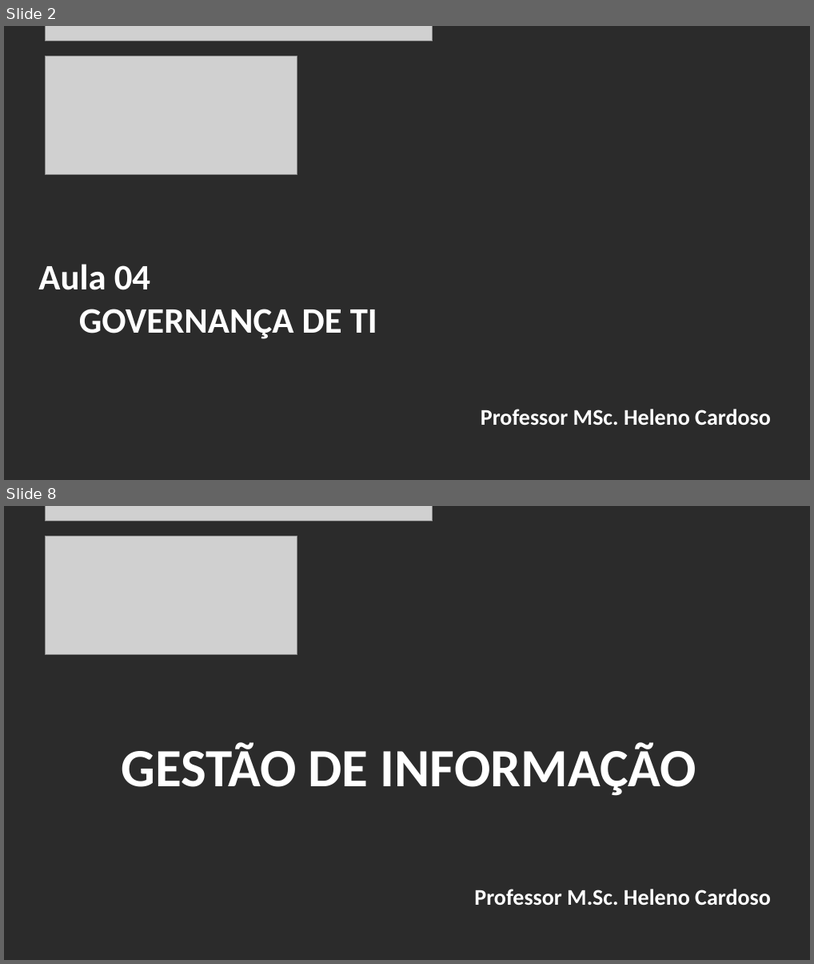
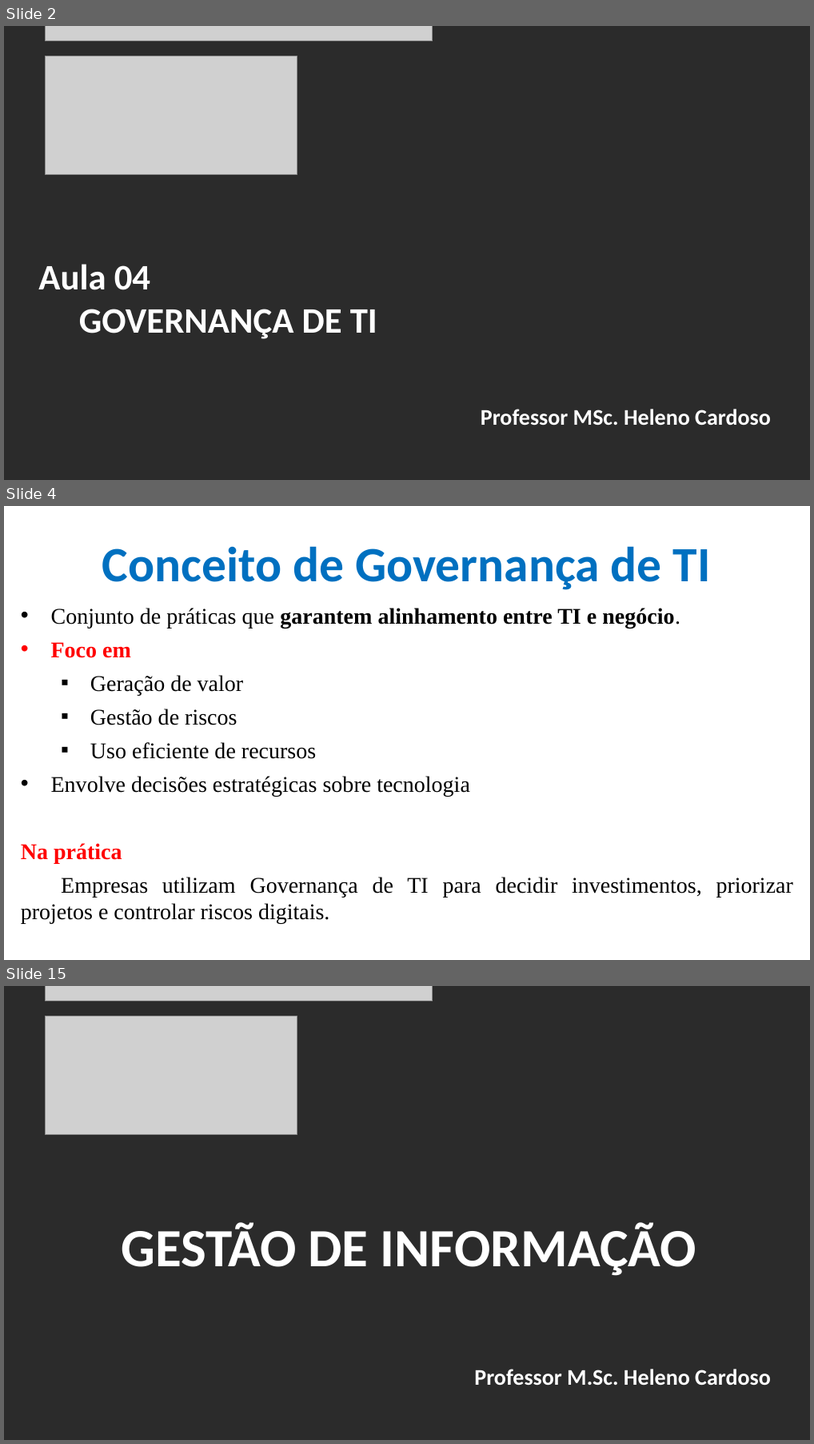
Before and after one commit to CloudEducationBrazil/GestaoInformacaoUniRuyWyden, a slide deck: 01 Classes/Aula4 - Gestão da Informação - GOVERNANÇA DE TI.pptx. Shown one above the other, each under a label of ours: slides 2 and 8 before the commit, slides 2, 4 and 15 after it; the slides between them are not shown. The pictures are 814x964 and 814x1444 pixels, drawn with LibreOffice and Linux fonts; fonts in the diff are those of the drawing; grey boxes stand for pictures; background and template pictures are left out; a plain dark background stands for a picture behind light text. Boxes give left, top, right and bottom in pixels: in the first picture for what was removed or moved away, otherwise in the second. Text is boxed around its words. In the diff, an @@ line names an element or a change of style, - is before the commit and + after.

Commit message:
Gestão de Informação Slides de Aula e Exercícios ...

```diff
--- a/01 Classes/Aula4 - Gestão da Informação - GOVERNANÇA DE TI.pptx
+++ b/01 Classes/Aula4 - Gestão da Informação - GOVERNANÇA DE TI.pptx
@@ slide 4 added at (x1=4, y1=506, x2=810, y2=960), background picture (left out) @@
@@ title added at (x1=102, y1=546, x2=711, y2=590), 44 pt, text #0070C0, bold @@
+Conceito de Governança de TI
@@ text added at (x1=21, y1=608, x2=794, y2=924), 20 pt, text #000000 @@
+• Conjunto de práticas que garantem alinhamento entre TI e negócio.
+• Foco em
+  ▪ Geração de valor
+  ▪ Gestão de riscos
+  ▪ Uso eficiente de recursos
+• Envolve decisões estratégicas sobre tecnologia
+Na prática
+Empresas utilizam Governança de TI para decidir investimentos, priorizar projetos e controlar riscos digitais.
@@ what was slide 8 is now slide 15 @@
```
Also in this commit, not shown: 5 slides changed, 6 other slides added, 21 other files.
